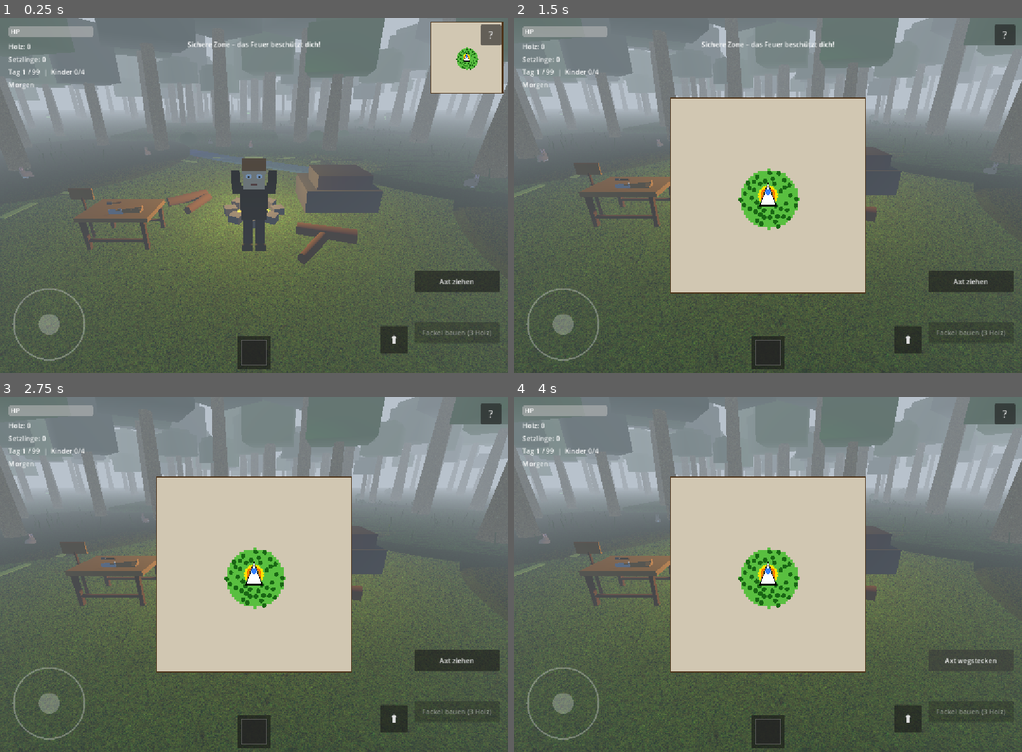
Above: before the commit, frames 1-4 (two rows, left to right).
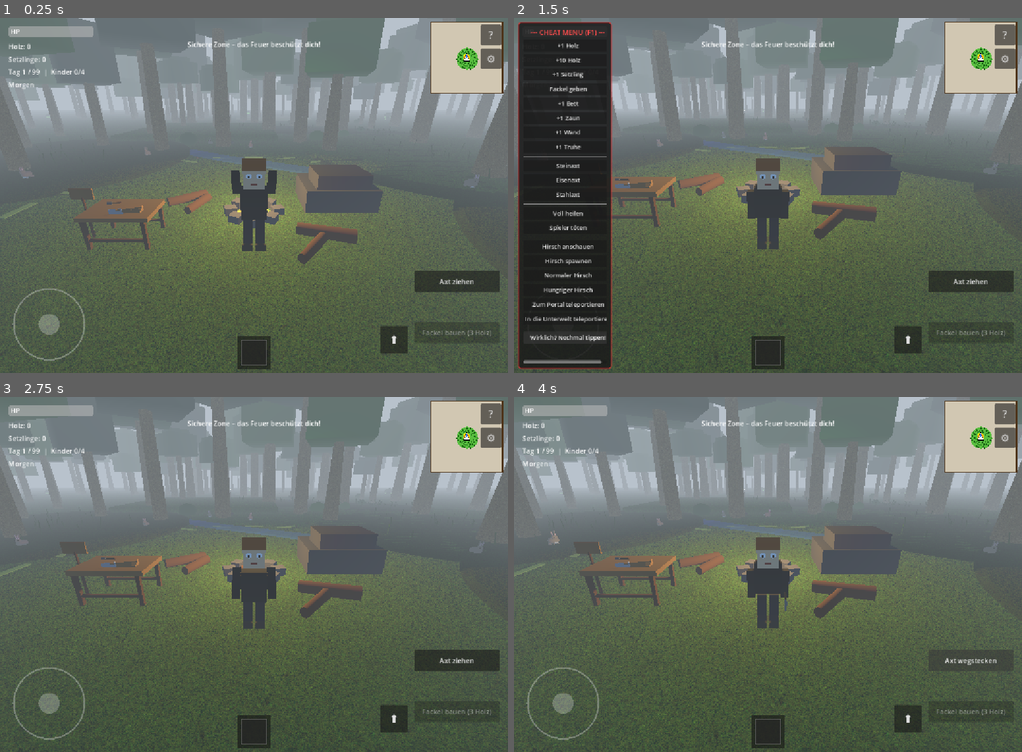
Above: after the commit, the same moments.

Repository: thieso2/99JahreImWald
Game: Godot game, scene res://scenes/main.tscn
The game is run twice, just before and just after one commit, with the same random seed, the same clock (stepped at 60 frames per second) and the same inputs.
Inputs (mouse positions are in pixels of both pictures, inside the frame that each line leads up to):
- Up to frame 1 (0.25 s): no input
- Up to frame 2 (1.5 s): click (1006, 60) at 0.5 s, where only the run after the commit has a clickable "⚙"; click (569, 337) at 1.25 s, where only the run after the commit has a clickable "SPIEL ZURÜCKSETZEN"
- Up to frame 3 (2.75 s): click (55, 716) at 2 s, where only the run after the commit has a clickable "Wirklich? Nochmal tippen!"
- Up to frame 4 (4 s): tap Enter at 2.75 s; drag from (768, 730) to (818, 496) at 2.77 s; click "Axt ziehen" at 3.5 s

The runs differ from the first frame. In frame 1, 0.2% of the frame differs, in the area x 94-99%, y 8-15%; in frame 2, 42%, in the area x 0-100%, y 1-99%; in frame 3, 24%; in frame 4, 24%.

Commit message:
Cheat-Menü und Spiel-Reset auf dem iPad zugänglich
- ⚙-Button oben rechts öffnet das Cheat-Menü (vorher nur F1)
- Cheat-Menü scrollbar – alle Buttons auch auf dem iPad erreichbar
- Reset mit Zwei-Tipp-Bestätigung gegen versehentliches Zurücksetzen

Co-Authored-By: Claude Fable 5 <noreply@anthropic.com>
Entire-Checkpoint: d9787364ccb9

Diff:
--- a/scripts/cheat_menu.gd
+++ b/scripts/cheat_menu.gd
@@ -16,6 +16,9 @@
 var btn_axe_steel: Button
 var btn_heal: Button
 var btn_kill: Button
+var btn_reset: Button
+var reset_armed: bool = false
+var reset_arm_timer: float = 0.0
 
 func _ready() -> void:
 	visible = false
@@ -29,10 +32,16 @@
 	style.set_content_margin_all(12)
 	add_theme_stylebox_override("panel", style)
 
-	# Layout
+	# Layout: scrollbar, damit alle Buttons auch auf dem iPad erreichbar sind
+	var scroll := ScrollContainer.new()
+	scroll.size_flags_horizontal = Control.SIZE_EXPAND_FILL
+	scroll.size_flags_vertical = Control.SIZE_EXPAND_FILL
+	add_child(scroll)
+
 	var vbox := VBoxContainer.new()
 	vbox.add_theme_constant_override("separation", 6)
-	add_child(vbox)
+	vbox.size_flags_horizontal = Control.SIZE_EXPAND_FILL
+	scroll.add_child(vbox)
 
 	# Titel
 	var title := Label.new()
@@ -104,20 +113,20 @@
 	var sep4 := HSeparator.new()
 	vbox.add_child(sep4)
 
-	# Spiel zurücksetzen
-	var btn_reset := _add_button(vbox, "SPIEL ZURÜCKSETZEN")
+	# Spiel zurücksetzen (mit Bestätigung gegen versehentliches Tippen)
+	btn_reset = _add_button(vbox, "SPIEL ZURÜCKSETZEN")
 	btn_reset.add_theme_color_override("font_color", Color(1, 0.3, 0.3, 1))
 	btn_reset.pressed.connect(_reset_game)
 
-	# Position: oben links
+	# Position: oben links, bis fast zum unteren Rand (Inhalt scrollt)
 	anchor_left = 0.0
 	anchor_top = 0.0
 	anchor_right = 0.0
-	anchor_bottom = 0.0
+	anchor_bottom = 1.0
 	offset_left = 10
 	offset_top = 10
-	offset_right = 220
-	offset_bottom = 400
+	offset_right = 230
+	offset_bottom = -10
 
 
 func _unhandled_input(event: InputEvent) -> void:
@@ -222,7 +231,24 @@
 		player.global_position = Vector3(40, 1, -25)
 
 
+func _process(delta: float) -> void:
+	# Reset-Bestätigung läuft nach 3 Sekunden ab
+	if reset_armed:
+		reset_arm_timer -= delta
+		if reset_arm_timer <= 0:
+			reset_armed = false
+			if btn_reset:
+				btn_reset.text = "SPIEL ZURÜCKSETZEN"
+
+
 func _reset_game() -> void:
+	# Erster Tipp: nur scharfschalten – zweiter Tipp innerhalb von 3s setzt zurück
+	if not reset_armed:
+		reset_armed = true
+		reset_arm_timer = 3.0
+		if btn_reset:
+			btn_reset.text = "Wirklich? Nochmal tippen!"
+		return
 	var gm: Node = get_tree().current_scene
 	if gm and gm.has_method("reset_game"):
 		gm.reset_game()
--- a/scripts/game_manager.gd
+++ b/scripts/game_manager.gd
@@ -648,6 +648,25 @@
 	help_button.add_theme_font_size_override("font_size", 24)
 	help_button.pressed.connect(_on_help_button_pressed)
 	hud.add_child(help_button)
+
+	# Cheat-Menü-Button (⚙): oben rechts unter dem ?-Button – öffnet das
+	# Cheat-Menü inkl. Spiel-Reset auch ohne Tastatur (iPad)
+	var cheat_button := Button.new()
+	cheat_button.text = "⚙"
+	cheat_button.anchor_left = 1.0
+	cheat_button.anchor_right = 1.0
+	cheat_button.offset_left = -64.0
+	cheat_button.offset_top = 72.0
+	cheat_button.offset_right = -16.0
+	cheat_button.offset_bottom = 120.0
+	cheat_button.add_theme_font_size_override("font_size", 24)
+	cheat_button.pressed.connect(_on_cheat_button_pressed)
+	hud.add_child(cheat_button)
+
+
+func _on_cheat_button_pressed() -> void:
+	if cheat_menu:
+		cheat_menu.visible = not cheat_menu.visible
 
 
 func _on_workbench_button_pressed() -> void:
Not shown, changed: PROGRESS.md
